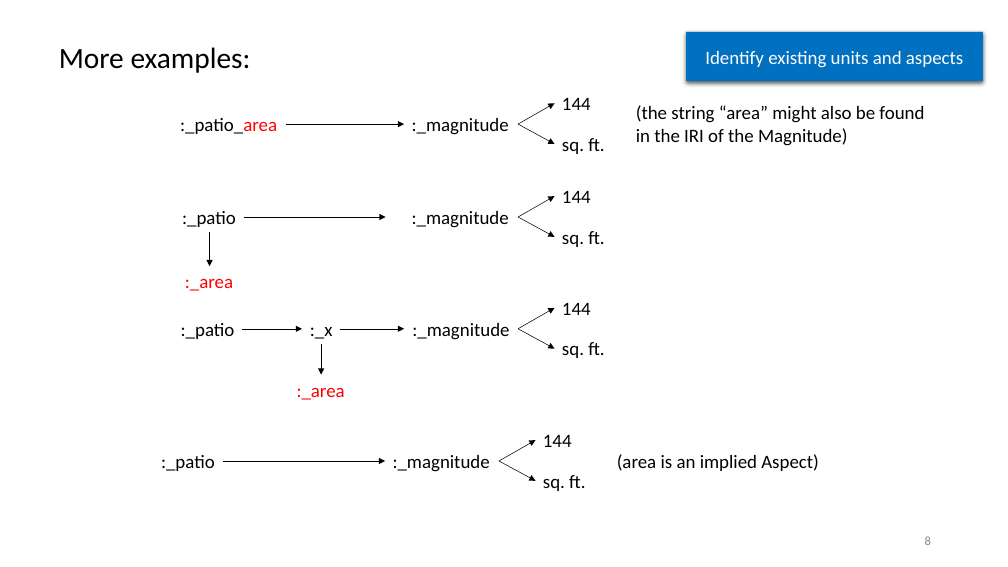
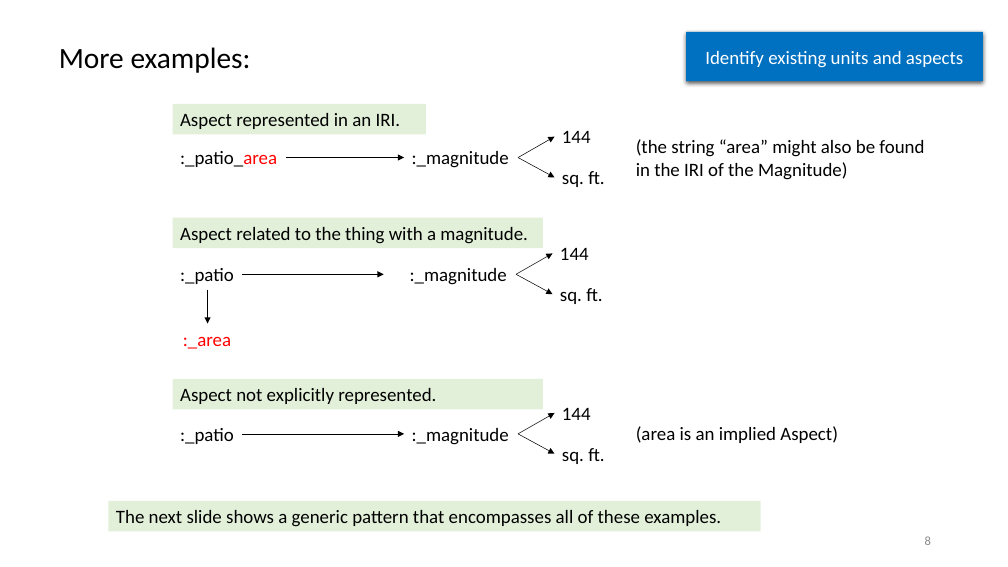
Before and after one commit to semanticarts/gist, a slide deck: slide 8 of migration/v13.0/uomDataConversion.pptx. Drawn at 1008x567 pixels with LibreOffice and Linux fonts; fonts in the diff are those of the drawing. Boxes give left, top, right and bottom in pixels: in the first picture for what was removed or moved away, otherwise in the second. Text is boxed around its words. In the diff, an @@ line names an element or a change of style, - is before the commit and + after.

```diff
--- a/migration/v13.0/uomDataConversion.pptx
+++ b/migration/v13.0/uomDataConversion.pptx
@@ rectangle added at [172, 104, 426, 134], fill #E2F0D9, 18 pt, text #000000 @@
+Aspect represented in an IRI.
@@ 5 texts, 3 arrows: place and size @@
-5 texts, 3 arrows at [180, 97, 924, 154]
+5 texts, 3 arrows at [180, 130, 924, 187]
@@ rectangle added at [172, 218, 543, 248], fill #E2F0D9, 18 pt, text #000000 @@
+Aspect related to the thing with a magnitude.
@@ text ":_patio": place and size @@
-text ":_patio" at [182, 211, 236, 227]
+text ":_patio" at [180, 268, 234, 284]
@@ text ":_magnitude": place and size @@
-text ":_magnitude" at [412, 211, 509, 228]
+text ":_magnitude" at [410, 268, 507, 285]
@@ arrow moved from (209, 232) - (209, 266) to (208, 290) - (208, 324) @@
@@ 3 arrows, 2 texts: place and size @@
-3 arrows, 2 texts at [244, 190, 604, 247]
+3 arrows, 2 texts at [243, 247, 602, 304]
@@ text ":_area": place and size @@
-text ":_area" at [185, 279, 233, 291]
+text ":_area" at [183, 337, 231, 349]
@@ rectangle added at [172, 379, 543, 409], fill #E2F0D9, 18 pt, text #000000 @@
+Aspect not explicitly represented.
@@ group removed at [181, 302, 604, 400]: 6 texts, 5 arrows @@
-:_patio
-:_magnitude
-144
-sq. ft.
-:_x
-:_area
@@ 5 texts, 3 arrows: place and size @@
-5 texts, 3 arrows at [161, 434, 819, 491]
+5 texts, 3 arrows at [180, 407, 838, 464]
@@ rectangle added at [108, 501, 761, 532], fill #E2F0D9, 18 pt, text #000000 @@
+The next slide shows a generic pattern that encompasses all of these examples.
```
Also in this commit, not shown: 11 other slides changed.
